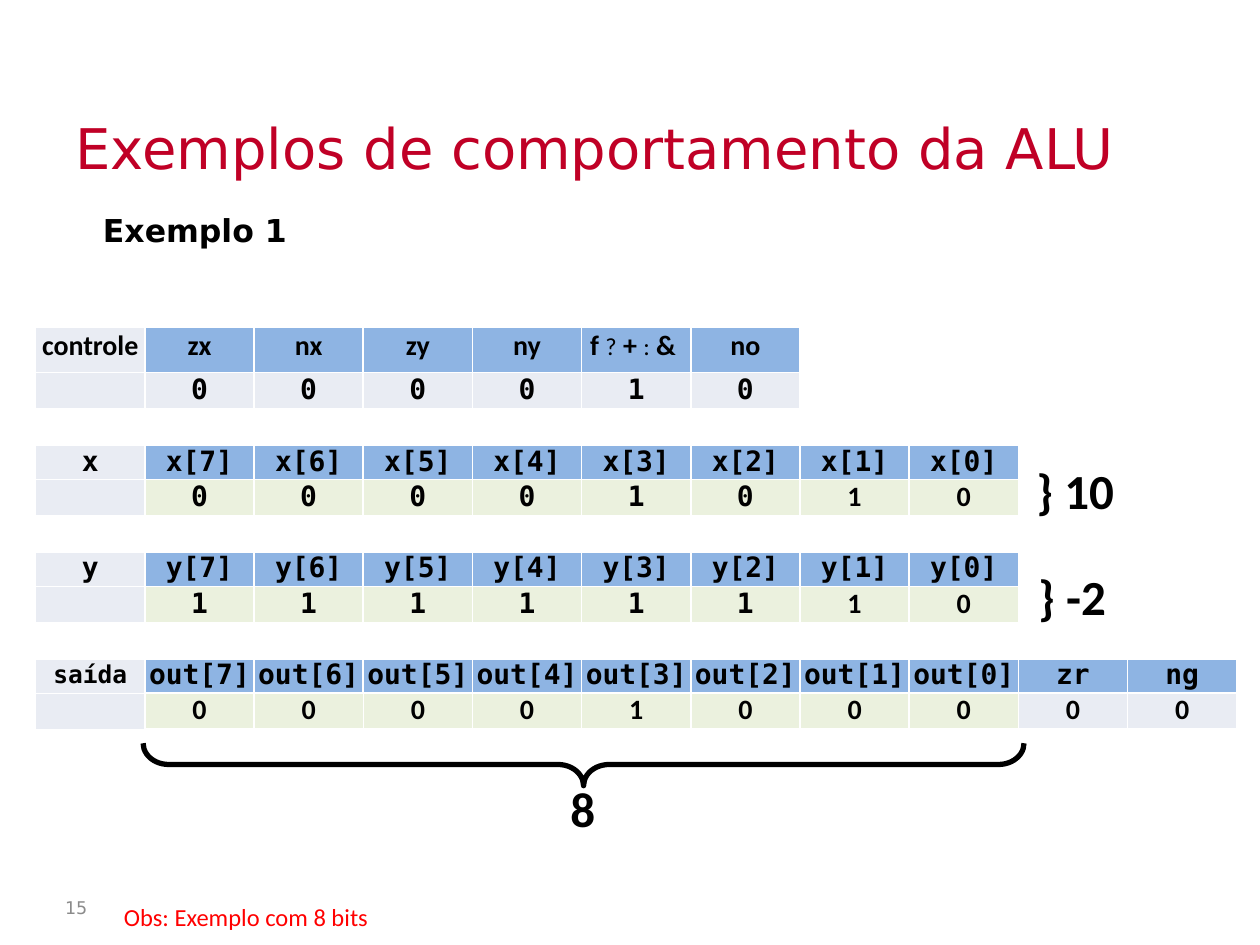
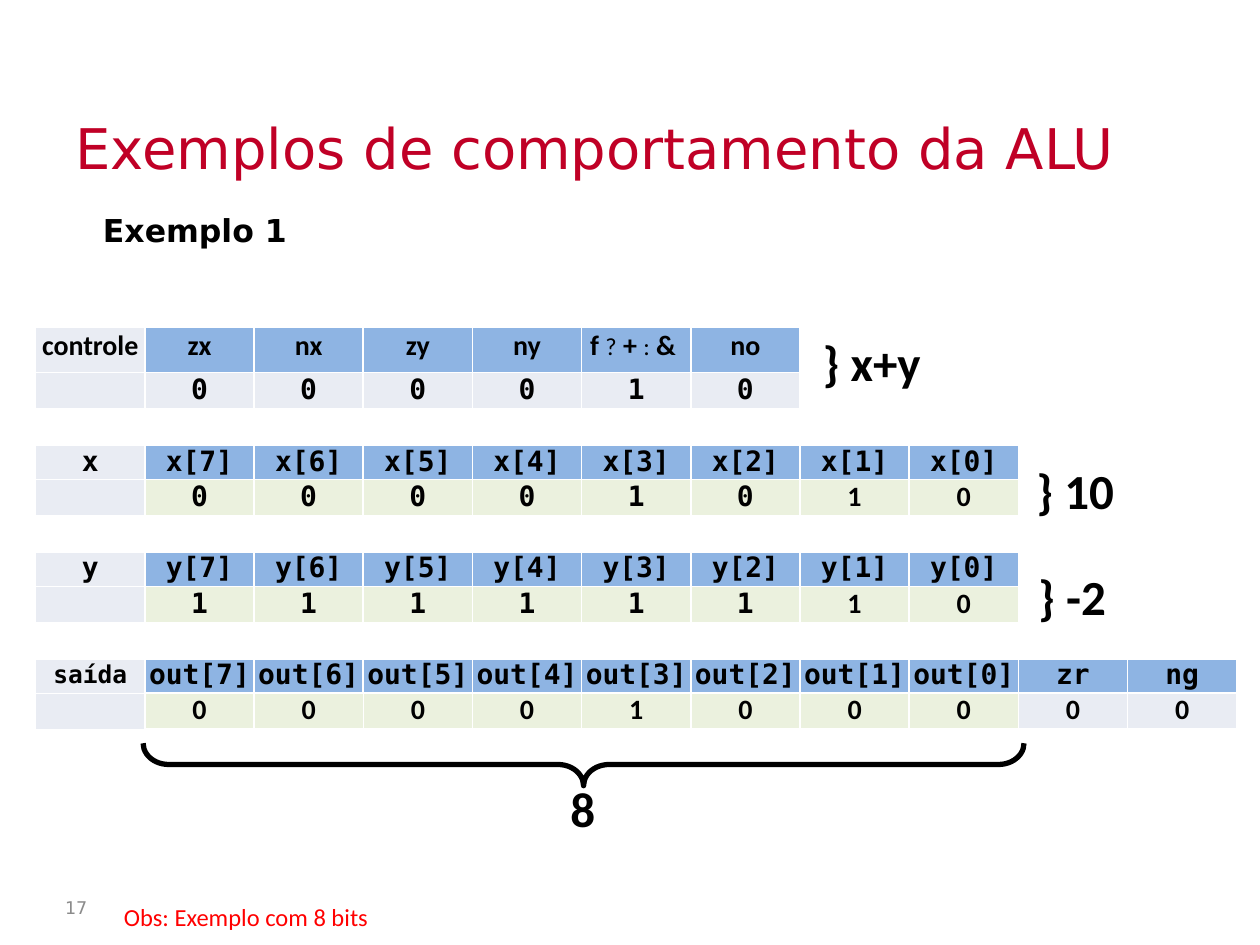
Before and after one commit to Insper/bits-e-proc, a slide deck: slide 17 of docs-src/slides/conteudoUnidadeLogicaAritmetica.pptx (slide 15 before the commit). Drawn at 1260x945 pixels with LibreOffice and Linux fonts; fonts in the diff are those of the drawing; background and template pictures are left out. Boxes give left, top, right and bottom in pixels: in the first picture for what was removed or moved away, otherwise in the second. Text is boxed around its words. In the diff, an @@ line names an element or a change of style, - is before the commit and + after.

```diff
--- a/docs-src/slides/conteudoUnidadeLogicaAritmetica.pptx
+++ b/docs-src/slides/conteudoUnidadeLogicaAritmetica.pptx
@@ text added at box(851, 354, 921, 389), 28 pt, text #000000, bold @@
+} x+y
@@ page number at box(65, 901, 87, 914): text changed @@
-15
+17
```
Also in this commit, not shown: 4 other slides changed, 1 slide added, 3 slides removed, 2 other files.
